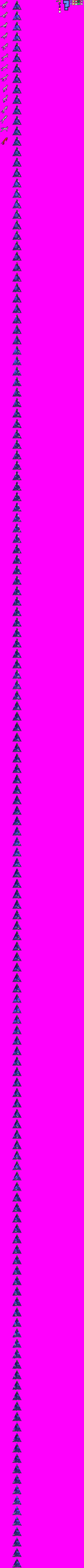
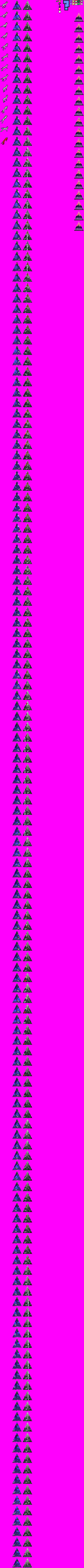
Comparing the layer stacks of the two 84x1568 images. Changes:
added layer "selection_previewwizard" above "selection_previewdj" over [22, 0, 33, 1568]
painted on "selection_previewdj" over [12, 0, 22, 1568]
added layer "selection_previewtutorial" above "selection_good" over [73, 12, 84, 231]
painted on "selection_stats" over [58, 0, 61, 13]
painted on "selection_bigquestion" over [62, 0, 70, 11]
painted on "selection_icon_question" over [69, 0, 72, 6]
painted on "selection_icon_riffer" over [72, 0, 75, 6]
painted on "selection_icon_wizard" over [74, 0, 78, 6]
painted on "selection_icon_dj" over [77, 0, 80, 6]
painted on "selection_icon_horse" over [79, 0, 83, 6]
painted on "selection_3dhorse" over [0, 1, 9, 145]
